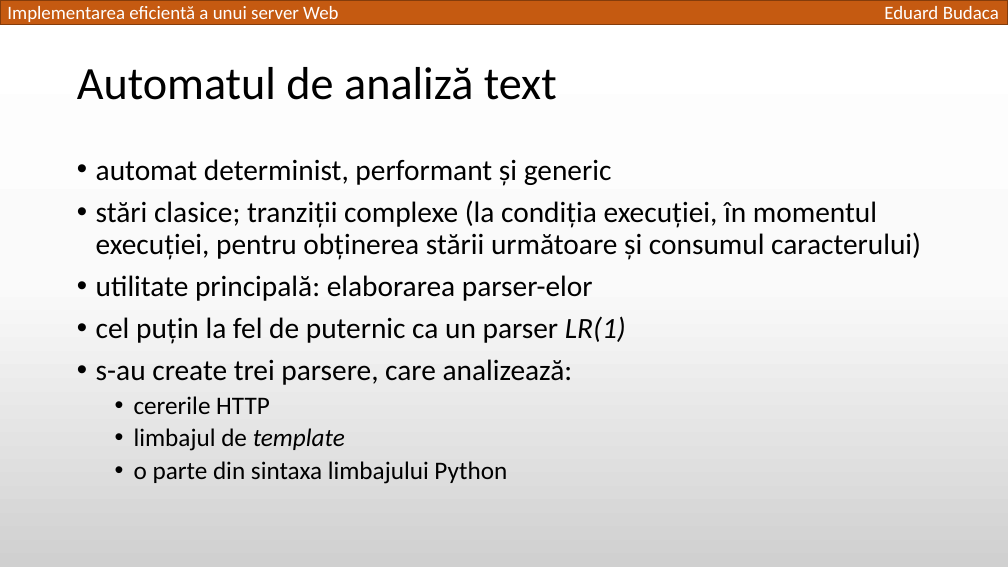
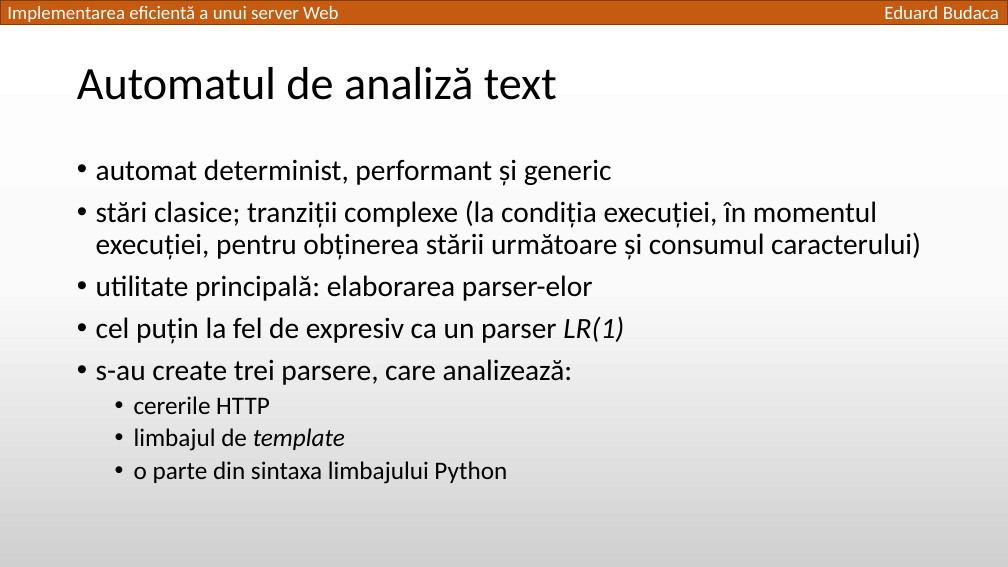
Before and after one commit to TED-996/bachelor-thesis-pack, a slide deck: slide 10 of Licenta2018BudacaEduard/Implementarea eficientă a unui server Web.pptx. Drawn at 1008x567 pixels with LibreOffice and Linux fonts; fonts in the diff are those of the drawing. Boxes give left, top, right and bottom in pixels: in the first picture for what was removed or moved away, otherwise in the second. Text is boxed around its words. In the diff, an @@ line names an element or a change of style, - is before the commit and + after.

```diff
--- a/Licenta2018BudacaEduard/Implementarea eficientă a unui server Web.pptx
+++ b/Licenta2018BudacaEduard/Implementarea eficientă a unui server Web.pptx
@@ text at <box>96,316,624,344</box>: text changed @@
-• cel puțin la fel de puternic ca un parser LR(1)
+• cel puțin la fel de expresiv ca un parser LR(1)
```
Also in this commit, not shown: 9 other slides changed, 1 slide removed, 2 other files.
